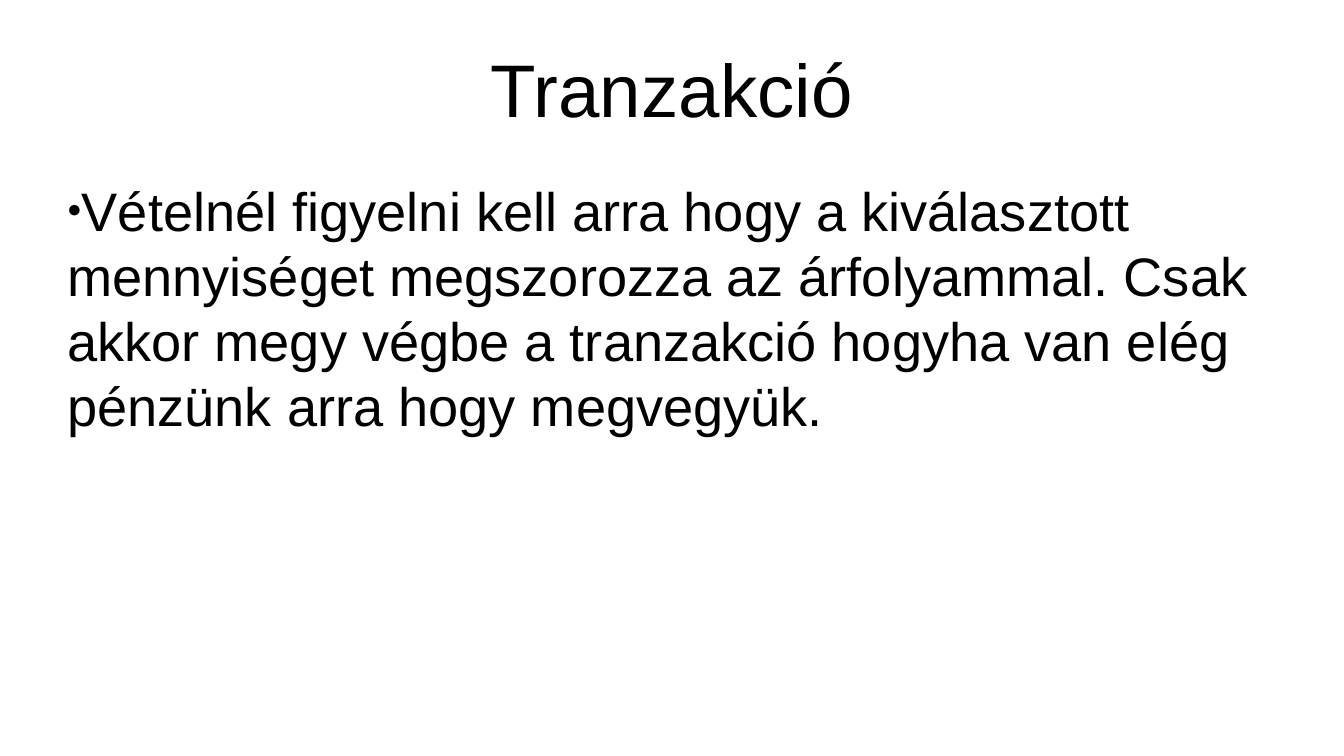
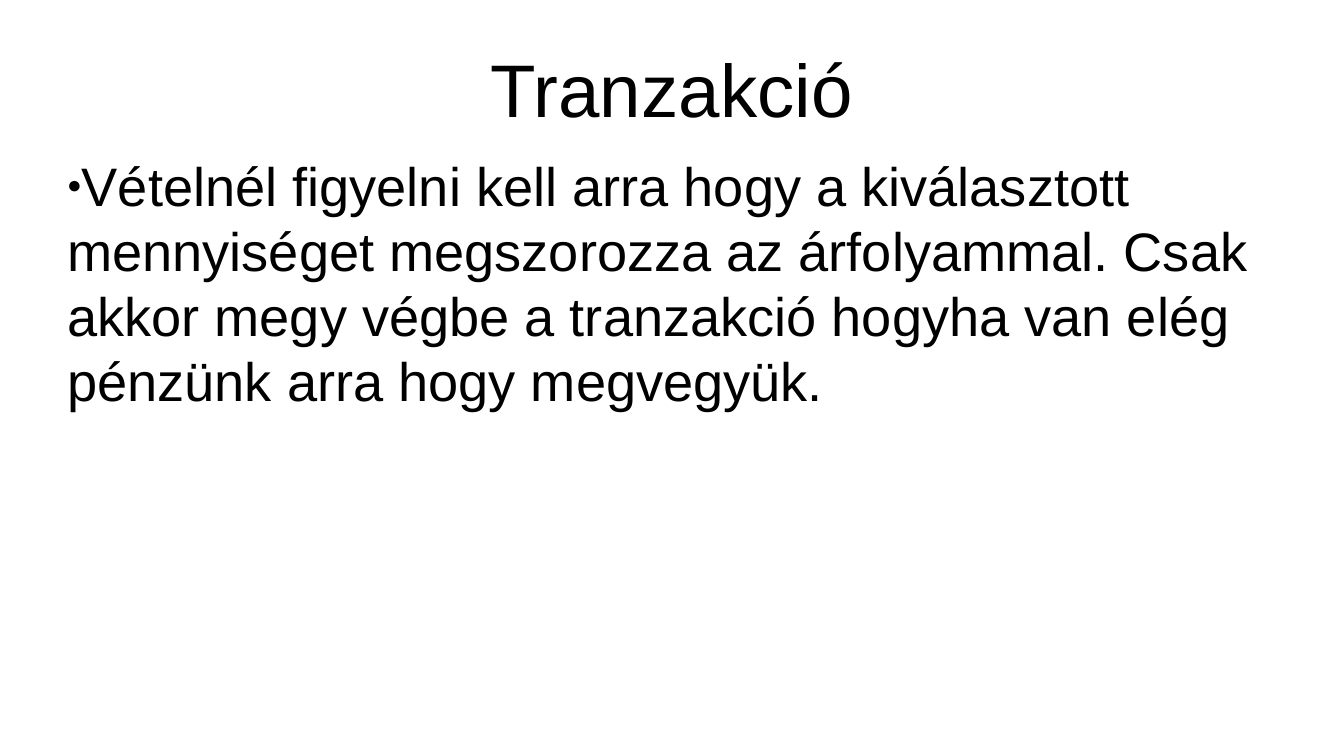
Before and after one commit to MajchricsRoland/2hetFeladat, a slide deck: slide 14 of eloadasDone.pptx. Drawn at 1344x756 pixels with LibreOffice and Linux fonts; fonts in the diff are those of the drawing. Boxes give left, top, right and bottom in pixels: in the first picture for what was removed or moved away, otherwise in the second. Text is boxed around its words. In the diff, an @@ line names an element or a change of style, - is before the commit and + after.

```diff
--- a/eloadasDone.pptx
+++ b/eloadasDone.pptx
@@ text "Vételnél figyelni kell arra hogy ...": place and size @@
-text "Vételnél figyelni kell arra hogy ..." at (67, 191, 1247, 435)
+text "Vételnél figyelni kell arra hogy ..." at (67, 166, 1247, 411)
```
Also in this commit, not shown: 9 other slides changed.
